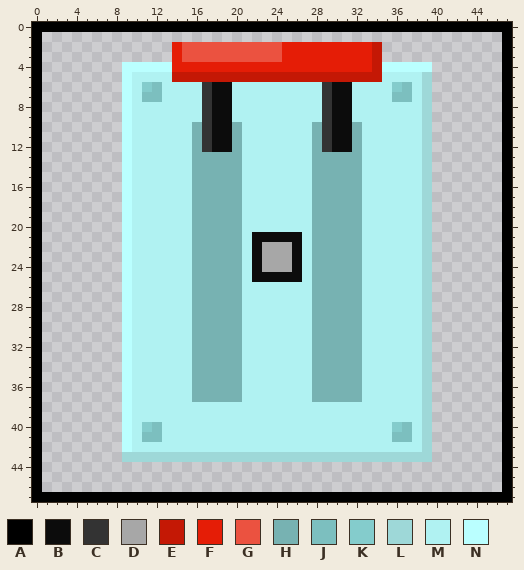
Two states of a pixel-art sprite, Images/LeverOff.png. Above is the file before it was changed.
The file is 48x48 pixels.
Palette (. is transparent): A #000000  B #0c0c0c  C #333333  D #a7a7a7  E #c41805  F #e51d06  G #eb5240  H #77b2b2  J #7cbfbf  K #84cccc  L #9ed8d8  M #b0f2f2  N #baffff
Pixels before, first column x 0:
 0 AAAAAAAAAAAAAAAAAAAAAAAAAAAAAAAAAAAAAAAAAAAAAAAA
 1 A..............................................A
 2 A.............FGGGGGGGGGGFFFFFFFFFE............A
 3 A.............FGGGGGGGGGGFFFFFFFFFE............A
 4 A........NNNNNFFFFFFFFFFFFFFFFFFFFENNNNN.......A
 5 A........NMMMMEEEEEEEEEEEEEEEEEEEEEMMMML.......A
 6 A........NMKJMMMMCBBMMMMMMMMMCBBMMMMKJML.......A
 7 A........NMJJMMMMCBBMMMMMMMMMCBBMMMMJJML.......A
 8 A........NMMMMMMMCBBMMMMMMMMMCBBMMMMMMML.......A
 9 A........NMMMMMMMCBBMMMMMMMMMCBBMMMMMMML.......A
10 A........NMMMMMMHCBBHMMMMMMMHCBBHMMMMMML.......A
11 A........NMMMMMMHCBBHMMMMMMMHCBBHMMMMMML.......A
12 A........NMMMMMMHCBBHMMMMMMMHCBBHMMMMMML.......A
13 A........NMMMMMMHHHHHMMMMMMMHHHHHMMMMMML.......A
14 A........NMMMMMMHHHHHMMMMMMMHHHHHMMMMMML.......A
15 A........NMMMMMMHHHHHMMMMMMMHHHHHMMMMMML.......A
16 A........NMMMMMMHHHHHMMMMMMMHHHHHMMMMMML.......A
17 A........NMMMMMMHHHHHMMMMMMMHHHHHMMMMMML.......A
18 A........NMMMMMMHHHHHMMMMMMMHHHHHMMMMMML.......A
19 A........NMMMMMMHHHHHMMMMMMMHHHHHMMMMMML.......A
20 A........NMMMMMMHHHHHMMMMMMMHHHHHMMMMMML.......A
21 A........NMMMMMMHHHHHMBBBBBMHHHHHMMMMMML.......A
22 A........NMMMMMMHHHHHMBDDDBMHHHHHMMMMMML.......A
23 A........NMMMMMMHHHHHMBDDDBMHHHHHMMMMMML.......A
24 A........NMMMMMMHHHHHMBDDDBMHHHHHMMMMMML.......A
25 A........NMMMMMMHHHHHMBBBBBMHHHHHMMMMMML.......A
26 A........NMMMMMMHHHHHMMMMMMMHHHHHMMMMMML.......A
27 A........NMMMMMMHHHHHMMMMMMMHHHHHMMMMMML.......A
28 A........NMMMMMMHHHHHMMMMMMMHHHHHMMMMMML.......A
29 A........NMMMMMMHHHHHMMMMMMMHHHHHMMMMMML.......A
30 A........NMMMMMMHHHHHMMMMMMMHHHHHMMMMMML.......A
31 A........NMMMMMMHHHHHMMMMMMMHHHHHMMMMMML.......A
32 A........NMMMMMMHHHHHMMMMMMMHHHHHMMMMMML.......A
33 A........NMMMMMMHHHHHMMMMMMMHHHHHMMMMMML.......A
34 A........NMMMMMMHHHHHMMMMMMMHHHHHMMMMMML.......A
35 A........NMMMMMMHHHHHMMMMMMMHHHHHMMMMMML.......A
36 A........NMMMMMMHHHHHMMMMMMMHHHHHMMMMMML.......A
37 A........NMMMMMMHHHHHMMMMMMMHHHHHMMMMMML.......A
38 A........NMMMMMMMMMMMMMMMMMMMMMMMMMMMMML.......A
39 A........NMMMMMMMMMMMMMMMMMMMMMMMMMMMMML.......A
40 A........NMKJMMMMMMMMMMMMMMMMMMMMMMMKJML.......A
41 A........NMJJMMMMMMMMMMMMMMMMMMMMMMMJJML.......A
42 A........NMMMMMMMMMMMMMMMMMMMMMMMMMMMMML.......A
43 A........LLLLLLLLLLLLLLLLLLLLLLLLLLLLLLL.......A
44 A..............................................A
45 A..............................................A
46 A..............................................A
47 AAAAAAAAAAAAAAAAAAAAAAAAAAAAAAAAAAAAAAAAAAAAAAAA
Now the later version:
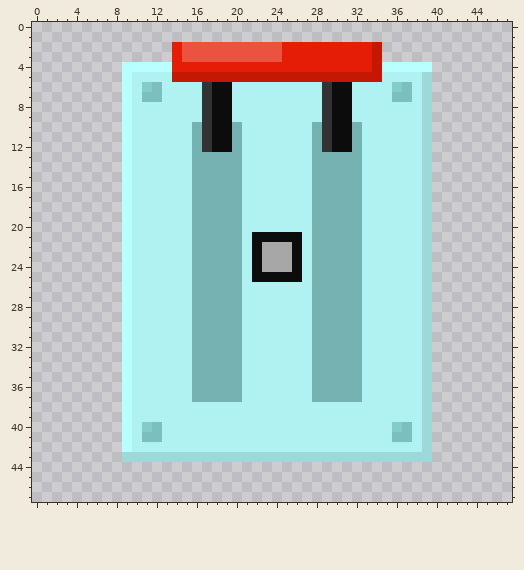
What changed:
Changed rows in their new state; - is an unchanged pixel.
first column x 0:
 0 ................................................
 1 .----------------------------------------------.
 2 .----------------------------------------------.
 3 .----------------------------------------------.
 4 .----------------------------------------------.
 5 .----------------------------------------------.
 6 .----------------------------------------------.
 7 .----------------------------------------------.
 8 .----------------------------------------------.
 9 .----------------------------------------------.
10 .----------------------------------------------.
11 .----------------------------------------------.
12 .----------------------------------------------.
13 .----------------------------------------------.
14 .----------------------------------------------.
15 .----------------------------------------------.
16 .----------------------------------------------.
17 .----------------------------------------------.
18 .----------------------------------------------.
19 .----------------------------------------------.
20 .----------------------------------------------.
21 .----------------------------------------------.
22 .----------------------------------------------.
23 .----------------------------------------------.
24 .----------------------------------------------.
25 .----------------------------------------------.
26 .----------------------------------------------.
27 .----------------------------------------------.
28 .----------------------------------------------.
29 .----------------------------------------------.
30 .----------------------------------------------.
31 .----------------------------------------------.
32 .----------------------------------------------.
33 .----------------------------------------------.
34 .----------------------------------------------.
35 .----------------------------------------------.
36 .----------------------------------------------.
37 .----------------------------------------------.
38 .----------------------------------------------.
39 .----------------------------------------------.
40 .----------------------------------------------.
41 .----------------------------------------------.
42 .----------------------------------------------.
43 .----------------------------------------------.
44 .----------------------------------------------.
45 .----------------------------------------------.
46 .----------------------------------------------.
47 ................................................
Changed places in both pictures, as pixel boxes (x1, y1, x2, y2):
erased: (32, 22, 512, 502)
